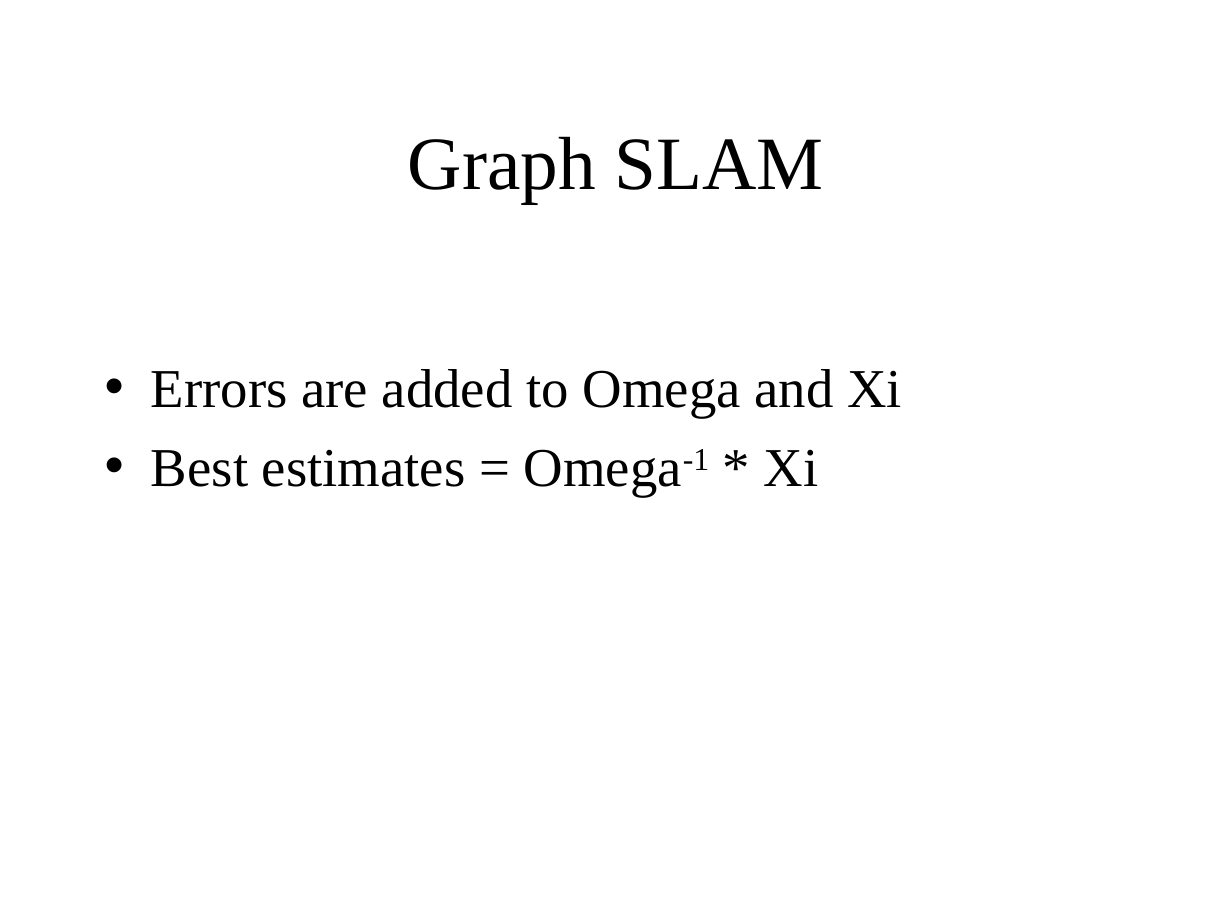
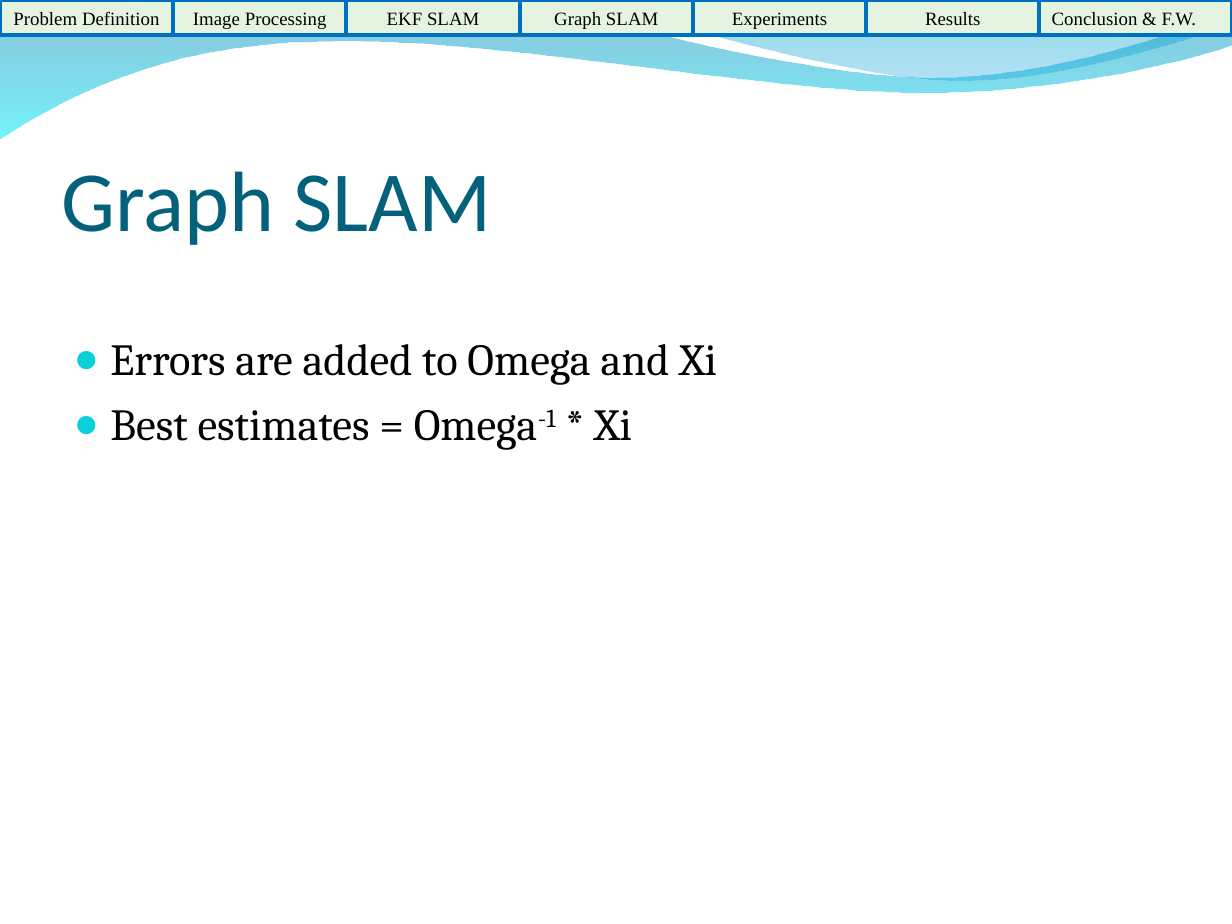
Before and after one commit to HerkyJerky/NAO-ALPHA-AS-FUCK-ROBOTS, a slide deck: slide 11 of Presentation Parts/EKF SLAM part.ppt. Drawn at 1232x924 pixels with LibreOffice and Linux fonts; fonts in the diff are those of the drawing; background and template pictures are left out. Boxes give left, top, right and bottom in pixels: in the first picture for what was removed or moved away, otherwise in the second. Text is boxed around its words. In the diff, an @@ line names an element or a change of style, - is before the commit and + after.

```diff
--- a/Presentation Parts/EKF SLAM part.ppt
+++ b/Presentation Parts/EKF SLAM part.ppt
@@ freeform shape added at (0,0,1232,139), fill gradient #0079AF to #00EBF8 @@
@@ rectangle added at (0,0,174,36), fill #E5F4E0, outline #0070C0 2.24 pt, 11 pt, text #000000 @@
+Problem Definition
@@ rectangle added at (174,0,347,36), fill #E5F4E0, outline #0070C0 2.24 pt, 11 pt, text #000000 @@
+Image Processing
@@ rectangle added at (346,0,520,36), fill #E5F4E0, outline #0070C0 2.24 pt, 11 pt, text #000000 @@
+EKF SLAM
@@ rectangle added at (520,0,694,36), fill #E5F4E0, outline #0070C0 2.24 pt, 11 pt, text #000000 @@
+Graph SLAM
@@ freeform shape added at (590,0,1232,85), fill gradient #00ADB6 to #009BE5 @@
@@ rectangle added at (694,0,867,36), fill #E5F4E0, outline #0070C0 2.24 pt, 11 pt, text #000000 @@
+Experiments
@@ rectangle added at (866,0,1040,36), fill #E5F4E0, outline #0070C0 2.24 pt, 11 pt, text #000000 @@
+Results
@@ rectangle added at (1040,0,1232,36), fill #E5F4E0, outline #0070C0 2.24 pt, 11 pt, text #000000 @@
+Conclusion & F.W.
@@ title "Graph SLAM": place and size @@
-title "Graph SLAM" at (408,136,824,203)
+title "Graph SLAM" at (62,171,492,245)
@@ title "Graph SLAM" at (62,171,492,245): size 44 to 50 pt, font Times New Roman to Calibri, text colour #000000 to #04617B; alignment centre to left; vertical alignment middle to bottom @@
@@ text "Errors are added to Omega ...": place and size @@
-text "Errors are added to Omega ..." at (151,369,902,497)
+text "Errors are added to Omega ..." at (110,344,717,450)
@@ text "Errors are added to Omega ..." at (110,344,717,450): size 32 to 26 pt, font Times New Roman to Cambria; bullet • to ●; less space between paragraphs; bullet colour #000000 to #0BD0D9 @@
```
Also in this commit, not shown: 10 other slides changed, 4 slides added, 4 slides removed.
